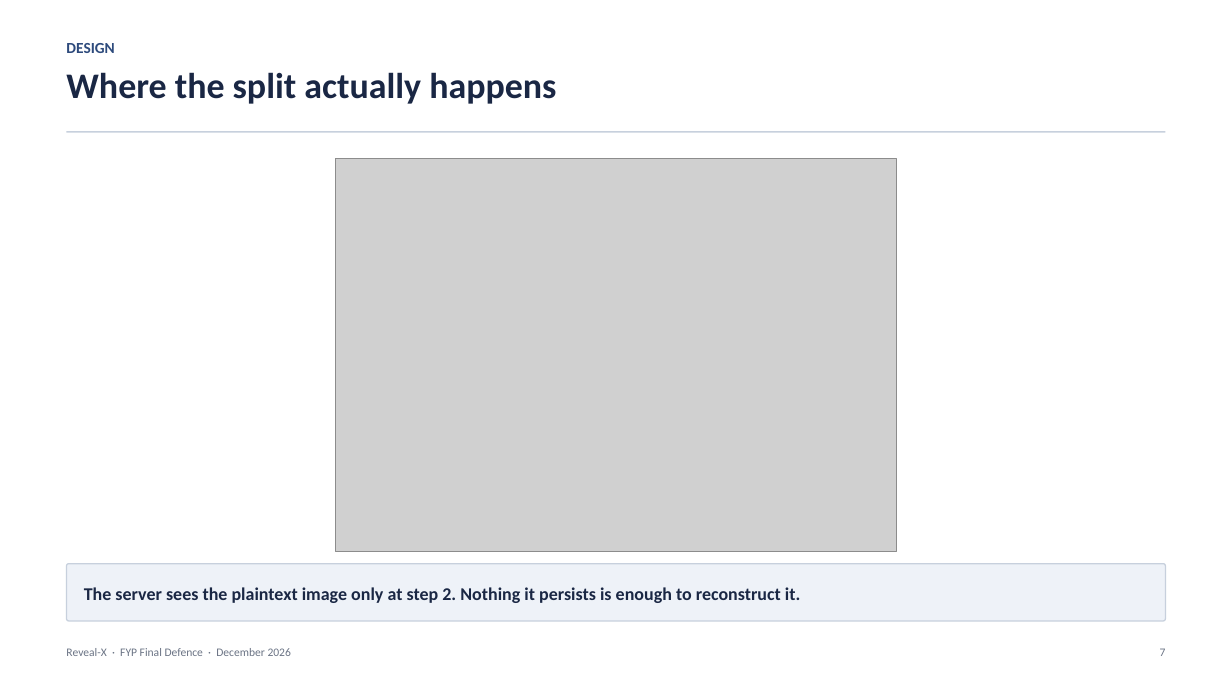
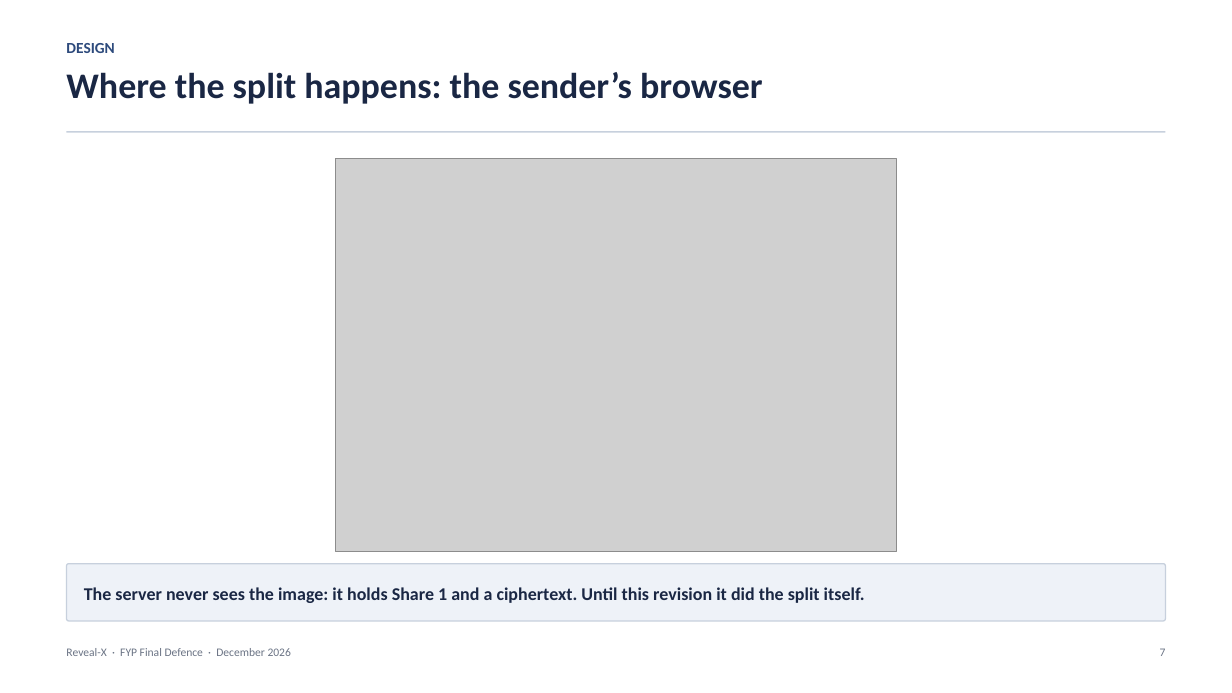
Before and after one commit to 1337PAIN/Reveal-X-chat, a slide deck: slide 7 of Reveal-X_FYP_Presentation.pptx. Drawn at 1232x693 pixels with LibreOffice and Linux fonts; fonts in the diff are those of the drawing; grey boxes stand for pictures. Boxes give left, top, right and bottom in pixels: in the first picture for what was removed or moved away, otherwise in the second. Text is boxed around its words. In the diff, an @@ line names an element or a change of style, - is before the commit and + after.

```diff
--- a/Reveal-X_FYP_Presentation.pptx
+++ b/Reveal-X_FYP_Presentation.pptx
@@ text at (x1=66, y1=72, x2=762, y2=104): text changed @@
-Where the split actually happens
+Where the split happens: the sender’s browser
@@ text in rounded rectangle at (x1=84, y1=587, x2=865, y2=603): text changed @@
-The server sees the plaintext image only at step 2. Nothing it persists is enough to reconstruct it.
+The server never sees the image: it holds Share 1 and a ciphertext. Until this revision it did the split itself.
```
Also in this commit, not shown: 7 other slides changed, 4 other files.
